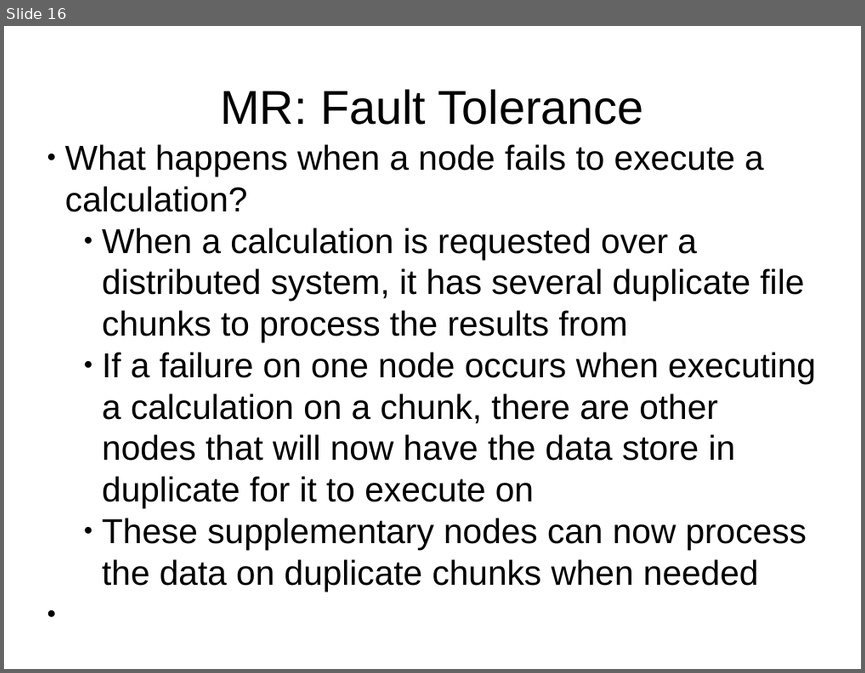
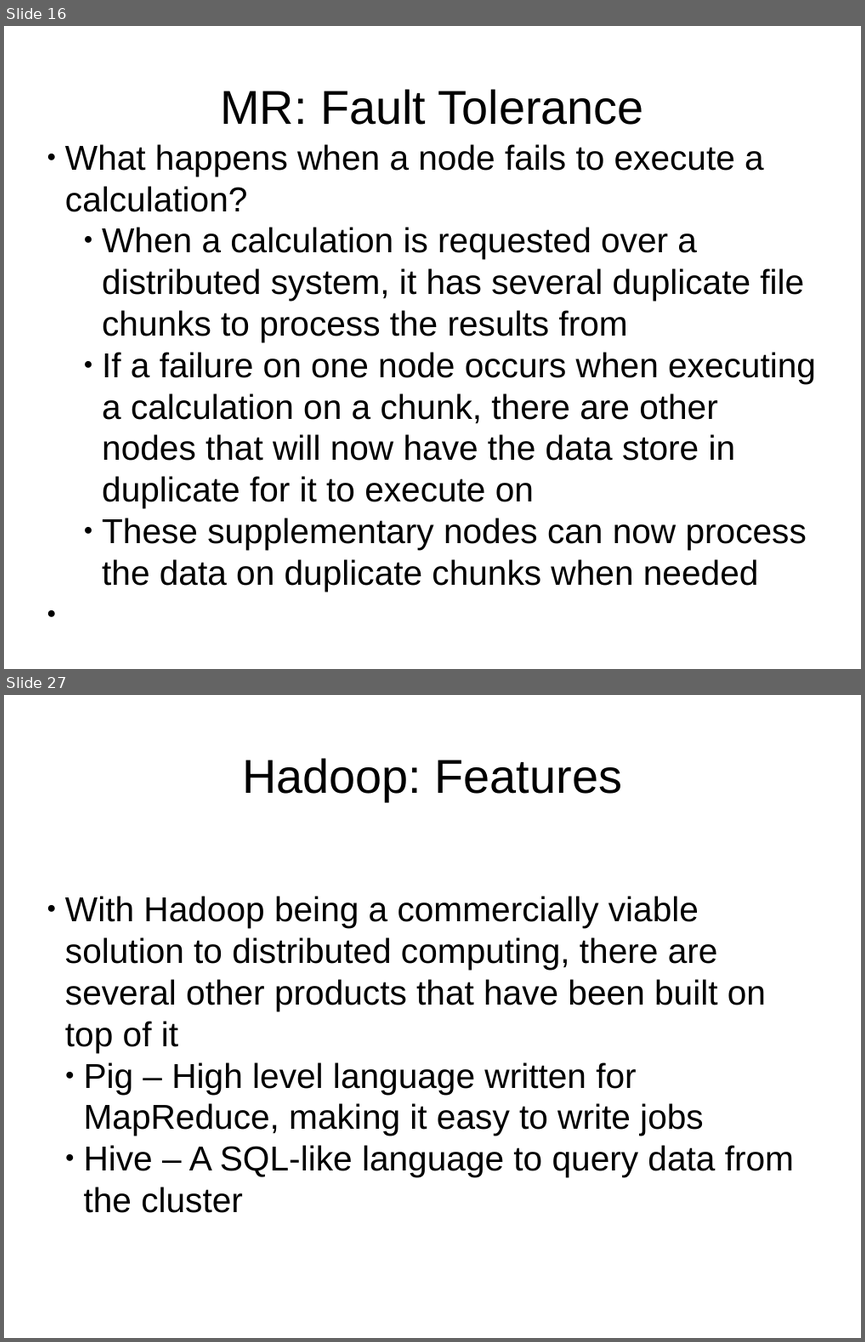
Before and after one commit to twcannon/MSDataSci, a slide deck: CSIS604/projects/assignment_4/assignment_4_ppt.pptx. Shown one above the other, each under a label of ours: slide 16 before the commit, slides 16 and 27 after it; the slides between them are not shown. The pictures are 865x673 and 865x1342 pixels, drawn with LibreOffice and Linux fonts; fonts in the diff are those of the drawing. Boxes give left, top, right and bottom in pixels: in the first picture for what was removed or moved away, otherwise in the second. Text is boxed around its words. In the diff, an @@ line names an element or a change of style, - is before the commit and + after.

```diff
--- a/CSIS604/projects/assignment_4/assignment_4_ppt.pptx
+++ b/CSIS604/projects/assignment_4/assignment_4_ppt.pptx
@@ slide 27 added at (4, 695, 861, 1338), background #FFFFFF @@
@@ text added at (242, 758, 622, 801), 44 pt, text #000000 @@
+Hadoop: Features
@@ text added at (65, 896, 794, 1213), 32 pt, text #000000 @@
+● With Hadoop being a commercially viable solution to distributed computing, there are several other products that have been built on top of it
+  ● Pig – High level language written for MapReduce, making it easy to write jobs
+  ● Hive – A SQL-like language to query data from the cluster
```
Also in this commit, not shown: 3 slides changed, 11 other slides added.
